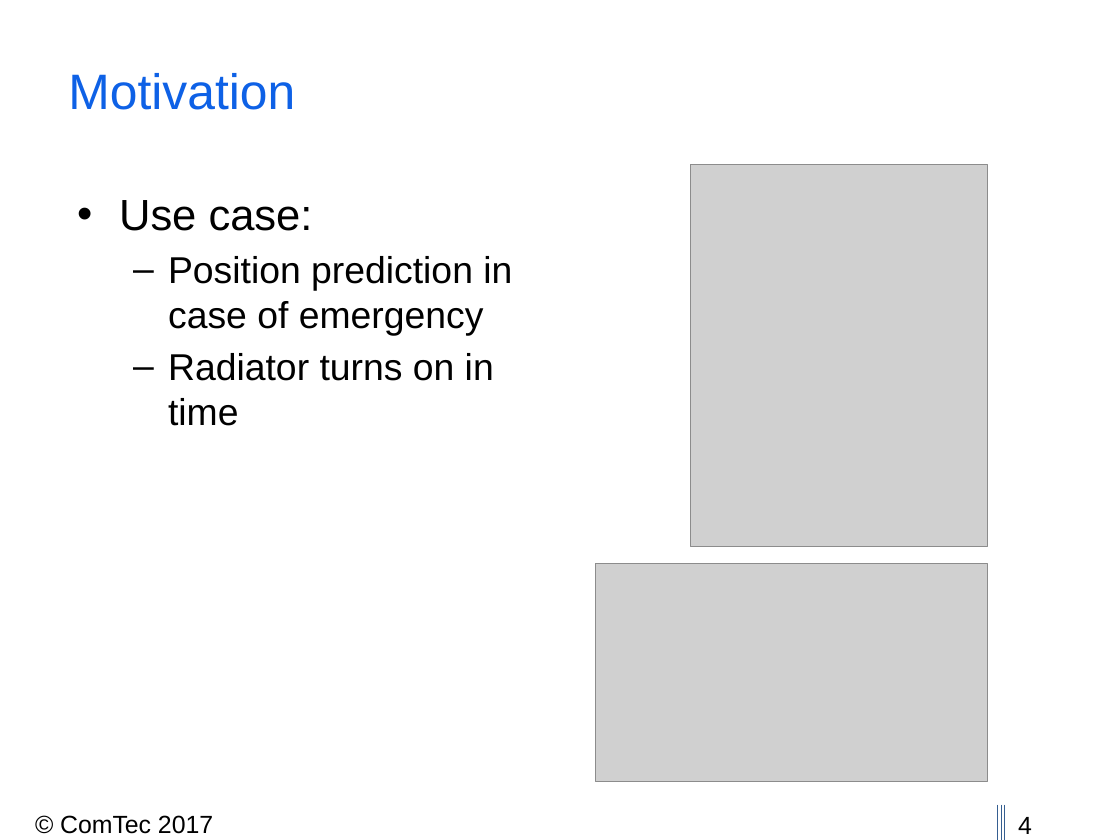
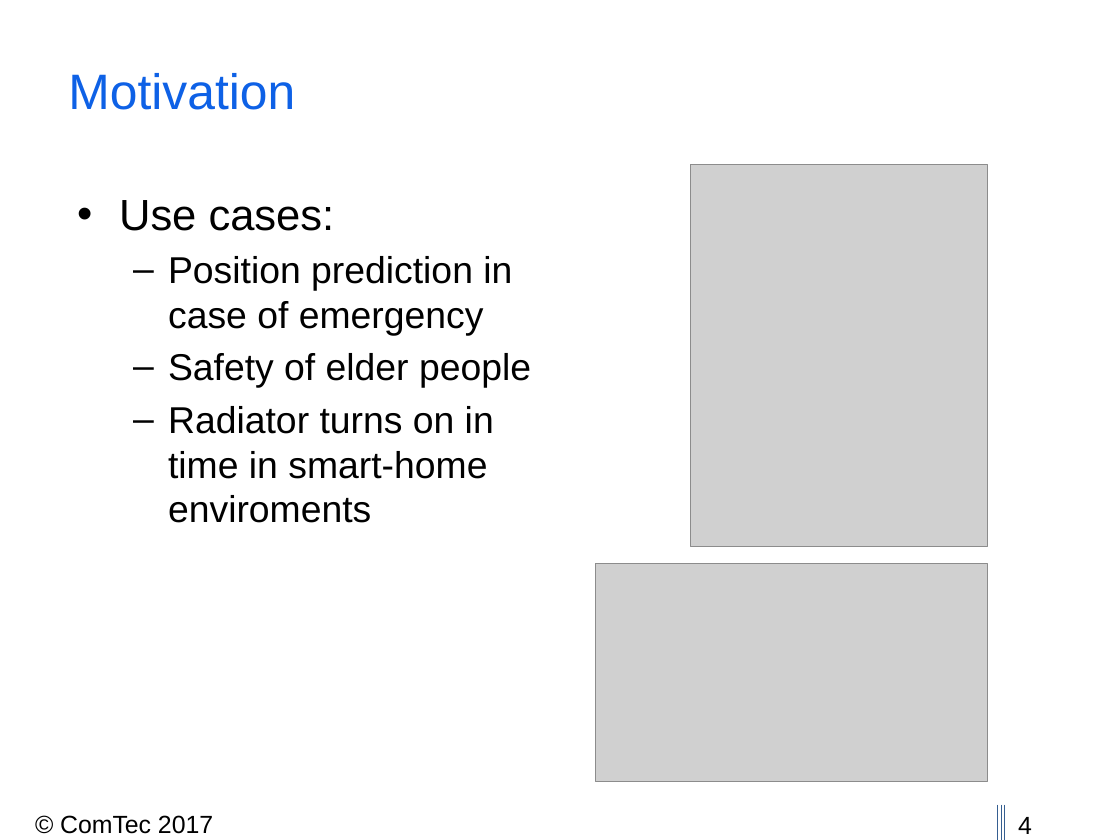
Before and after one commit to thedrayman/ct2-alignment, a slide deck: slide 4 of Presentation/CT2_2017_Alignment.pptx. Drawn at 1120x840 pixels with LibreOffice and Linux fonts; fonts in the diff are those of the drawing; grey boxes stand for pictures; background and template pictures are left out. Boxes give left, top, right and bottom in pixels: in the first picture for what was removed or moved away, otherwise in the second. Text is boxed around its words. In the diff, an @@ line names an element or a change of style, - is before the commit and + after.

```diff
--- a/Presentation/CT2_2017_Alignment.pptx
+++ b/Presentation/CT2_2017_Alignment.pptx
@@ text at (119, 200, 335, 231): text changed @@
-• Use case:
+• Use cases:
@@ text at (168, 353, 531, 523): text changed @@
-  – Radiator turns on in time
+  – Safety of elder people
+  – Radiator turns on in time in smart-home enviroments
```
Also in this commit, not shown: 3 other slides changed.
